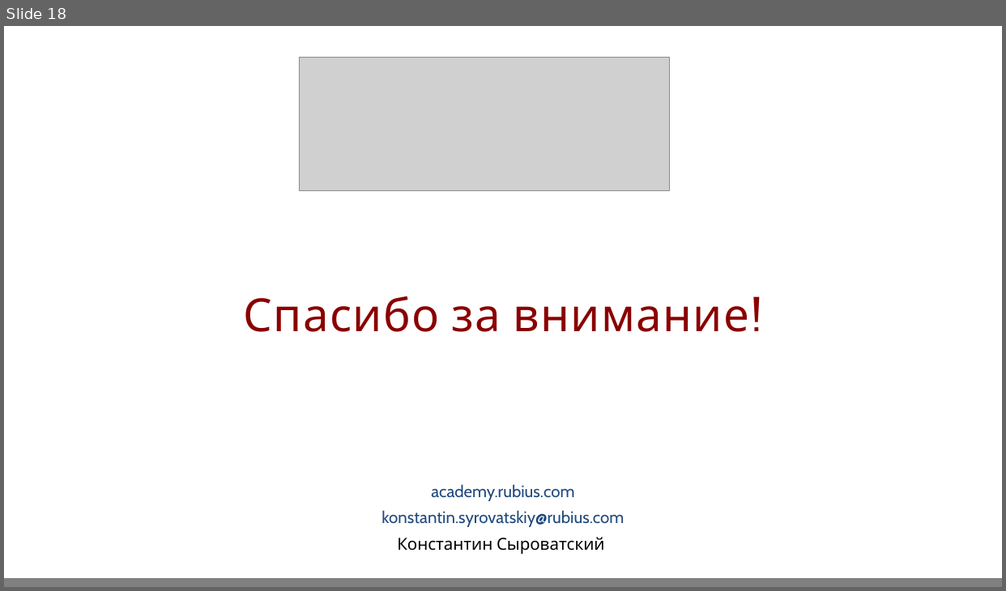
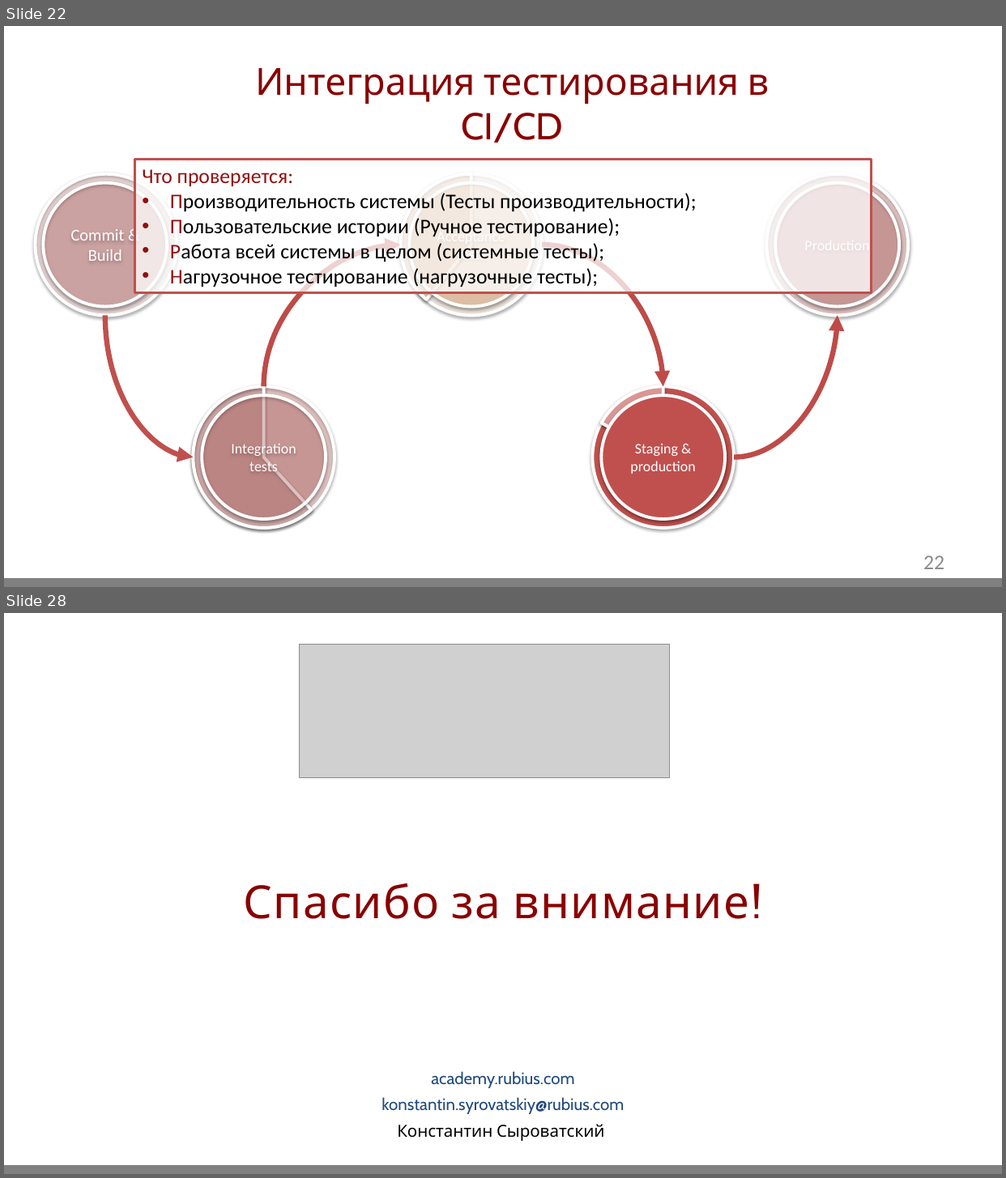
Before and after one commit to GidMaster/qa-courses, a slide deck: lection.pptx. Shown one above the other, each under a label of ours: slide 18 before the commit, slides 22 and 28 after it; the slides between them are not shown. The pictures are 1006x591 and 1006x1178 pixels, drawn with LibreOffice and Linux fonts; fonts in the diff are those of the drawing; grey boxes stand for pictures; background and template pictures are left out. Boxes give left, top, right and bottom in pixels: in the first picture for what was removed or moved away, otherwise in the second. Text is boxed around its words. In the diff, an @@ line names an element or a change of style, - is before the commit and + after.

```diff
--- a/lection.pptx
+++ b/lection.pptx
@@ slide 22 added at (4,26,1002,587), background #FFFFFF; not listed: 2 template elements that a slide beside it also shows @@
@@ text added at (255,68,769,143), 36 pt, text #8A0000 @@
+Интеграция тестирования в CI/CD
@@ rectangle added at (135,160,872,292), fill #FFFFFF at 75% opacity, outline #C0504D 2 pt, 20 pt, text #000000 @@
+Что проверяется:
+• Производительность системы (Тесты производительности);
+• Пользовательские истории (Ручное тестирование);
+• Работа всей системы в целом (системные тесты);
+• Нагрузочное тестирование (нагрузочные тесты);
@@ ellipse added at (36,174,177,316), fill #D99694 at 25% opacity, outline #FFFFFF 3 pt @@
@@ ellipse added at (43,183,167,307), fill #C0504D at 25% opacity, outline #FFFFFF 3 pt, 16 pt, text #FFFFFF @@
+Commit & Build
@@ ellipse added at (401,174,543,316), fill #FCD5B5 at 25% opacity, outline #FFFFFF 3 pt @@
@@ pie slice (boxed as its full ellipse) added at (401,174,543,316), fill #F79646 at 25% opacity, outline #FFFFFF 3 pt @@
@@ ellipse added at (410,183,533,307), fill #F79646 at 25% opacity, outline #FFFFFF 3 pt, 14 pt, text #FFFFFF @@
+Acceptance tests
@@ ellipse added at (767,174,908,316), fill #C0504D at 25% opacity, outline #FFFFFF 3 pt @@
@@ ellipse added at (776,183,899,307), fill #C0504D at 25% opacity, outline #FFFFFF 3 pt, 14 pt, text #FFFFFF @@
+Production
@@ curved arrow added from (264, 386) to (401, 245), #BF4C48 5 pt @@
@@ curved arrow added from (543, 245) to (663, 386), #BF4C48 5 pt @@
@@ curved arrow added from (105, 316) to (194, 457), #C0504D 5 pt @@
@@ curved arrow added from (734, 457) to (837, 316), #BF4C48 5 pt @@
@@ ellipse added at (194,386,335,528), fill #C0504D at 25% opacity, outline #FFFFFF 3 pt @@
@@ pie slice (boxed as its full ellipse) added at (194,386,335,528), fill #D99694 at 25% opacity, outline #FFFFFF 3 pt @@
@@ ellipse added at (592,386,734,528), fill #C0504D, outline #FFFFFF 3 pt @@
@@ pie slice (boxed as its full ellipse) added at (592,386,734,528), fill #D99694, outline #FFFFFF 3 pt @@
@@ ellipse added at (202,396,325,519), fill #C0504D at 25% opacity, outline #FFFFFF 3 pt, 14 pt, text #FFFFFF @@
+Integration tests
@@ ellipse added at (602,396,725,519), fill #C0504D, outline #FFFFFF 3 pt, 14 pt, text #FFFFFF @@
+Staging & production
@@ page number added at (923,556,944,570), 20 pt, text #8C8C8C @@
+22
@@ what was slide 18 is now slide 28 @@
```
Also in this commit, not shown: 12 slides changed, 13 other slides added, 4 slides removed.
